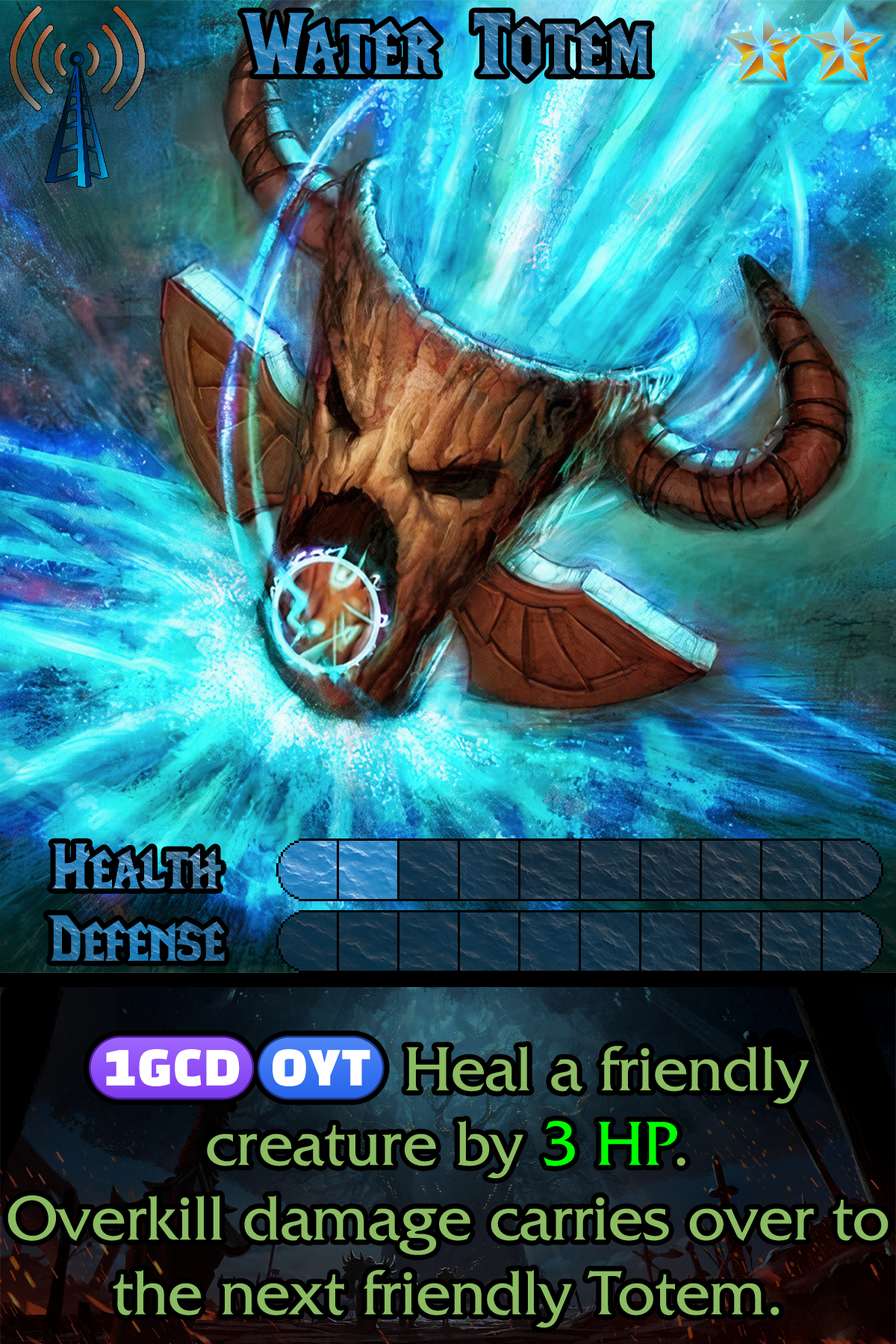
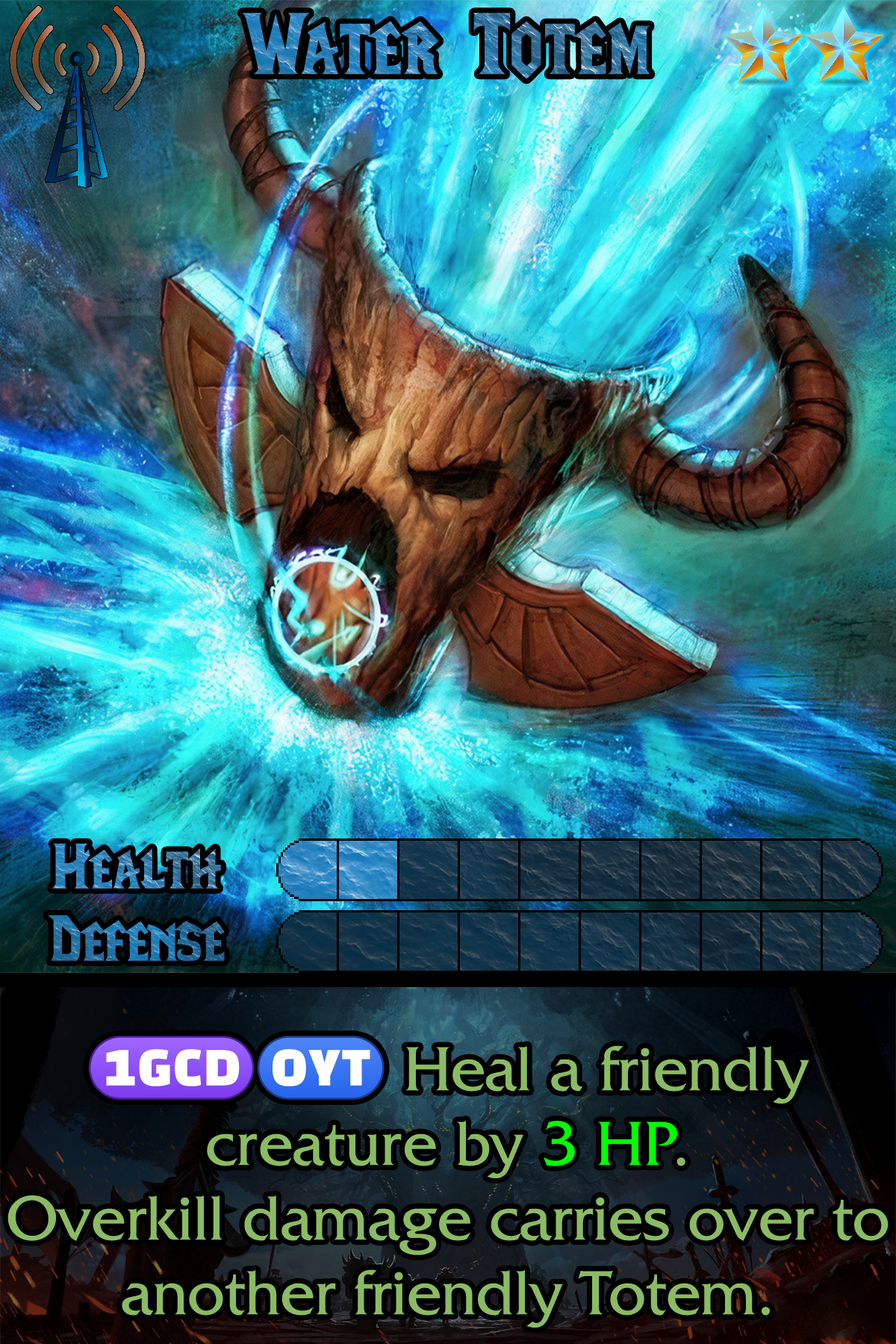
Layers edited between the first and the second 896×1344 image:
painted on "Ability" over [112, 1268, 780, 1328]
